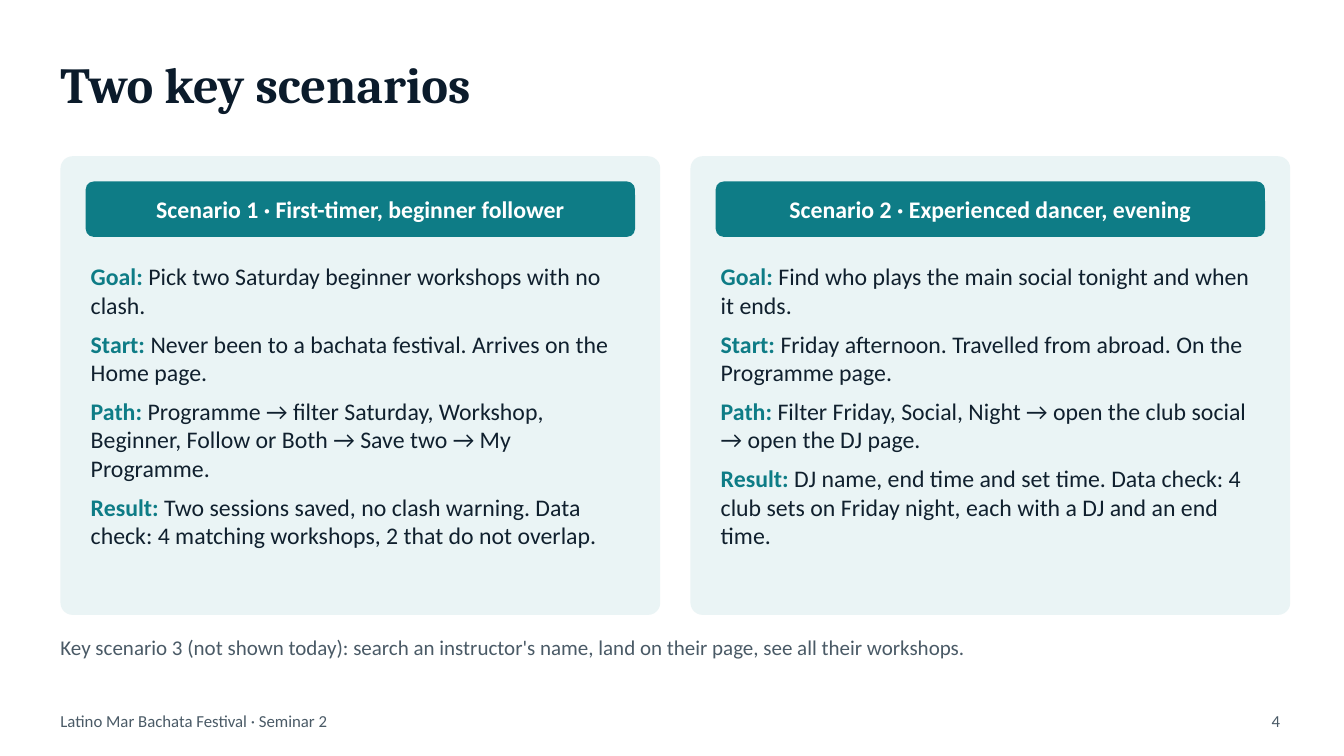
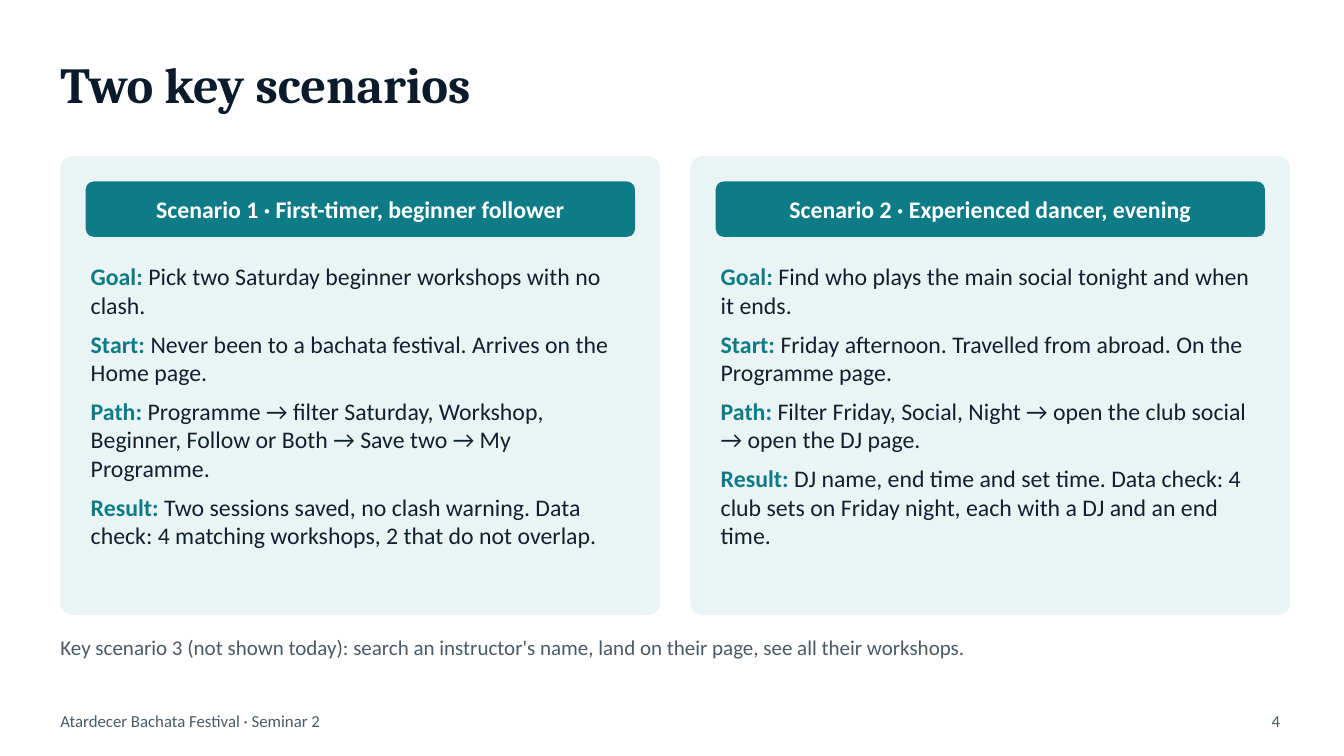
Before and after one commit to faiazyen/web-design-project, a slide deck: slide 4 of presentation.pptx. Drawn at 1344x756 pixels with LibreOffice and Linux fonts; fonts in the diff are those of the drawing. Boxes give left, top, right and bottom in pixels: in the first picture for what was removed or moved away, otherwise in the second. Text is boxed around its words. In the diff, an @@ line names an element or a change of style, - is before the commit and + after.

```diff
--- a/presentation.pptx
+++ b/presentation.pptx
@@ text at (x1=60, y1=715, x2=319, y2=727): text changed @@
-Latino Mar Bachata Festival · Seminar 2
+Atardecer Bachata Festival · Seminar 2
```
Also in this commit, not shown: 4 other slides changed, 10 other files.
